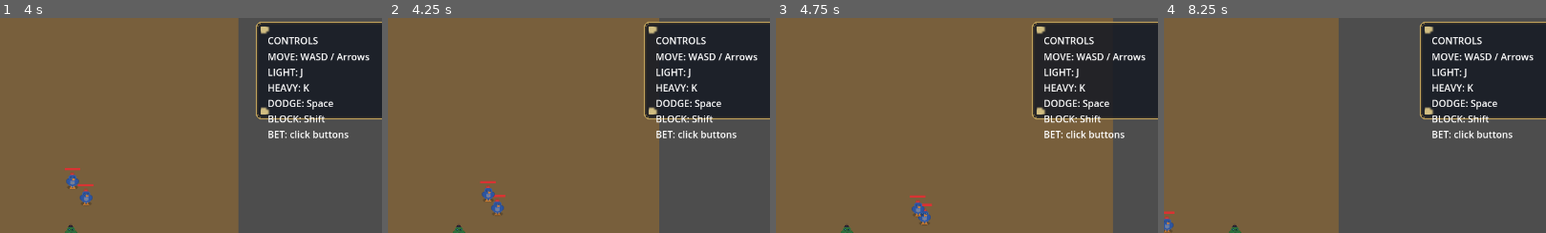
Above: before the commit, frames 1-4 (left to right).
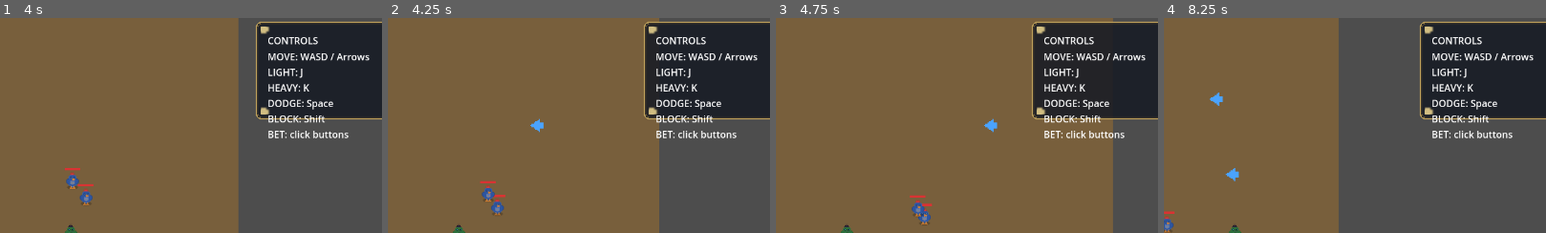
Above: after the commit, the same moments.

Repository: Faratas410/Gallicus-2.0
Game: Godot game, scene res://scenes/Main.tscn
Two runs of this game, one before a commit and one after it. Both use one fixed random seed, a clock stepped at 60 frames per second and the inputs below.
Inputs:
- Up to frame 1 (4 s): tap Enter at 0.5 s; hold D (move_right) 0.53-1.28 s; tap K (attack_heavy) at 0.6, 3.6 s; hold S (move_down) 1.28-2.03 s; tap J (attack_light) at 1.35 s; hold D (move_right) 2.03-2.78 s; hold L (block) 2.03-2.78 s; hold W (move_up) 2.78-3.53 s; tap Space (dodge) at 2.85 s; hold A (move_left) from 3.53 s (still down)
- Up to frame 2 (4.25 s): keep holding A (move_left)
- Up to frame 3 (4.75 s): keep holding A (move_left); tap J (attack_light) at 4.35 s
- Up to frame 4 (8.25 s): release A (move_left) at 5.03 s; hold S (move_down) 5.03-5.78 s; hold L (block) 5.03-5.78 s; hold D (move_right) 5.78-6.53 s; tap Space (dodge) at 5.85 s; hold W (move_up) 6.53-7.28 s; tap K (attack_heavy) at 6.6 s; hold D (move_right) 7.28-8.03 s; tap J (attack_light) at 7.35 s; hold S (move_down) from 8.03 s (still down); hold L (block) from 8.03 s (still down)
The pictures show only the part of the screen within x 41-91%, y 0-50%; the shares and areas given below are measured in that part.

Frame 1 is identical in both runs. In frame 2, 0.1% of the frame differs, in the area x 37-41%, y 46-54%; in frame 3, 0.1%; in frame 4, 0.2%, in the area x 12-20%, y 34-76%.
Error before the commit: Parse Error: Cannot infer the type of "total" variable because the value doesn't have a set type. (res://scripts/pickups/PickupSpawner.gd:41)
Error after the commit: Invalid access to property or key 'texture' on a base object of type 'null instance'. (res://scripts/Player.gd:113)

Commit message:
Fix pickup spawn weight typing

Diff:
--- a/scripts/pickups/PickupSpawner.gd
+++ b/scripts/pickups/PickupSpawner.gd
@@ -38,10 +38,10 @@
 		(pickup as Node2D).global_position = global_position + offset
 
 func _pick_scene() -> PackedScene:
-	var total := max(weight_speed, 0.0) + max(weight_heal, 0.0) + max(weight_coins, 0.0)
+	var total: float = maxf(weight_speed, 0.0) + maxf(weight_heal, 0.0) + maxf(weight_coins, 0.0)
 	if total <= 0.0:
 		return speed_scene
-	var roll := _rng.randf() * total
+	var roll: float = _rng.randf() * total
 	if roll < weight_speed:
 		return speed_scene
 	roll -= weight_speed
